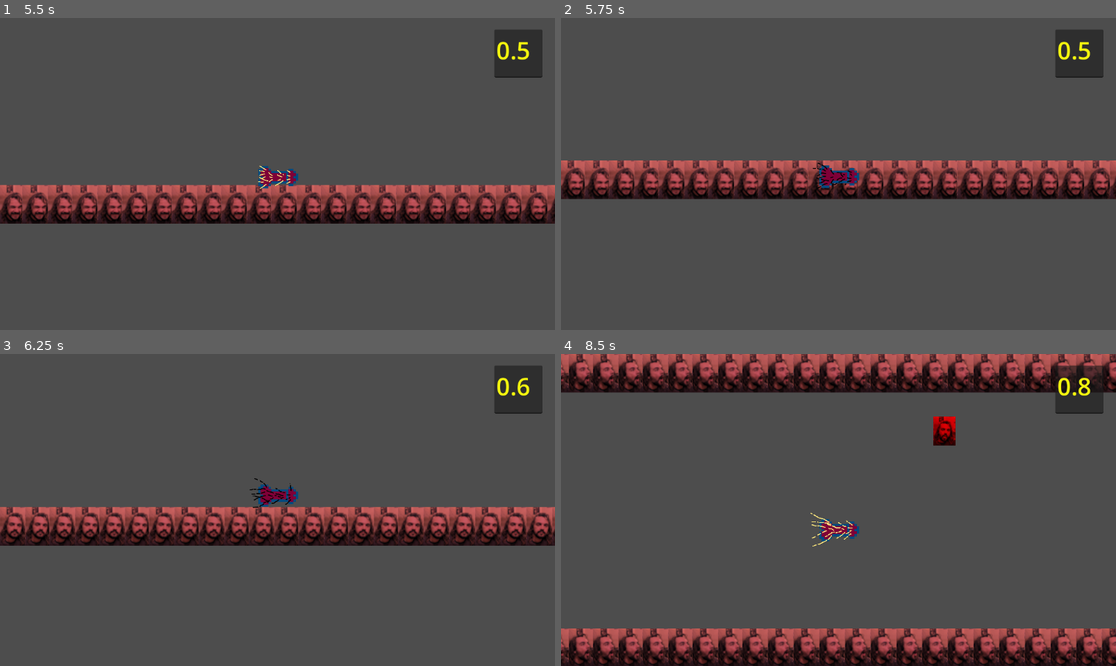
Above: before the commit, frames 1-4 (two rows, left to right).
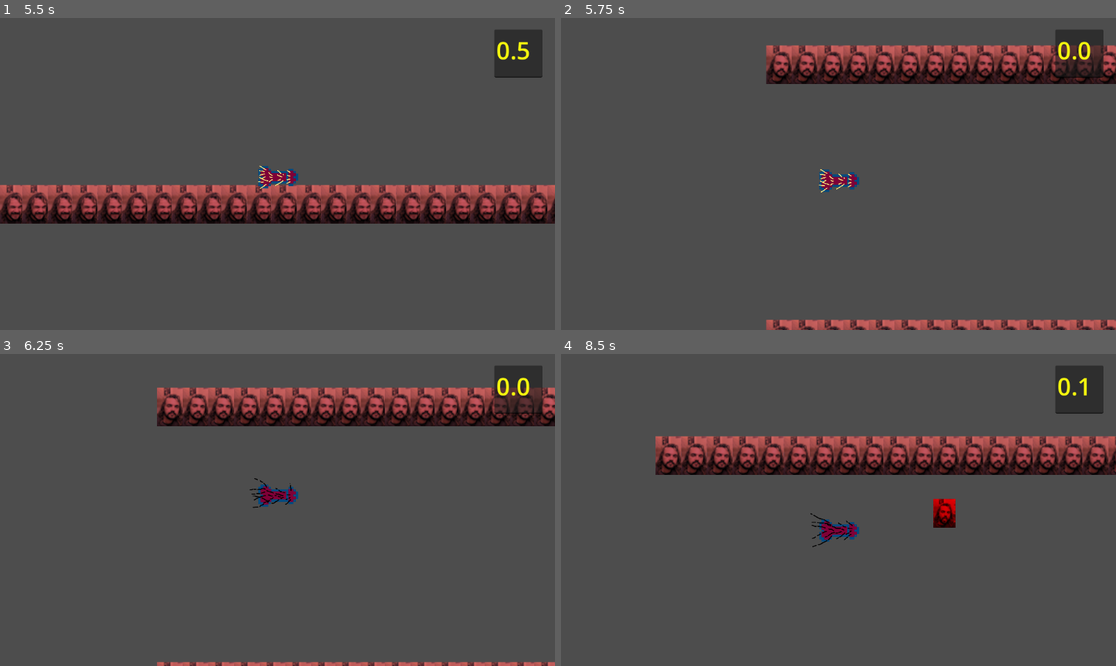
Above: after the commit, the same moments.

Repository: aduImperfect/PeniCopter
Game: Godot game, scene res://TSCN/peniCopter.tscn
The game is run twice, just before and just after one commit, with the same random seed, the same clock (stepped at 60 frames per second) and the same inputs.
Inputs:
- Up to frame 1 (5.5 s): hold Up (ui_up) 0.53-1.28 s; hold Up (ui_up) 2.03-3.53 s
- Up to frame 2 (5.75 s): no input
- Up to frame 3 (6.25 s): hold Up (ui_up) from 5.78 s (still down)
- Up to frame 4 (8.5 s): release Up (ui_up) at 8.03 s

Frame 1 is identical in both runs. In frame 2, 22% of the frame differs, in the area x 0-100%, y 7-100%; in frame 3, 22%; in frame 4, 35%, in the area x 0-100%, y 0-100%.

Commit message:
Collision

Diff:
--- a/peni-copter/TSCN/collision_mgr.gd
+++ b/peni-copter/TSCN/collision_mgr.gd
@@ -1,11 +1,85 @@
 extends Node2D
+@export var wallCollectionNode : Node2D
+@export var wallFrontCollectionNode : Node2D
+@export var playerNode : Node2D
+@export var scoreNode : TextEdit
 
+@export var deltaPos : float = 50
+@export var deltaFrontPos : float = 25
 
 # Called when the node enters the scene tree for the first time.
 func _ready() -> void:
 	pass # Replace with function body.
 
-
 # Called every frame. 'delta' is the elapsed time since the previous frame.
 func _process(_delta: float) -> void:
-	pass
+	_player_to_wall()
+	_player_to_wall_front()
+
+func _player_to_wall() -> void:
+
+	var xWallLower : bool = false
+	var xWallUpper : bool = false
+	var yWallLower : bool = false
+	var yWallUpper : bool = false
+
+	for i in wallCollectionNode.wallNodes.size():
+		if (playerNode.position.x >= (wallCollectionNode.wallNodes[i].position.x - deltaPos)):
+			xWallLower = true
+		else:
+			xWallLower = false
+
+		if (playerNode.position.x <= (wallCollectionNode.wallNodes[i].position.x + deltaPos)):
+			xWallUpper = true
+		else:
+			xWallUpper = false
+
+		if (playerNode.position.y >= (wallCollectionNode.wallNodes[i].position.y - deltaPos)):
+			yWallLower = true
+		else:
+			yWallLower = false
+
+		if (playerNode.position.y <= (wallCollectionNode.wallNodes[i].position.y + deltaPos)):
+			yWallUpper = true
+		else:
+			yWallUpper = false
+
+		if xWallLower == true && xWallUpper == true && yWallLower == true && yWallUpper == true:
+			playerNode._player_reset()
+			wallCollectionNode._walls_reset()
+			scoreNode._score_reset()
+			break
+
+func _player_to_wall_front() -> void:
+
+	var xWallLower : bool = false
+	var xWallUpper : bool = false
+	var yWallLower : bool = false
+	var yWallUpper : bool = false
+
+	for i in wallFrontCollectionNode.wallFrontNodes.size():
+		if (playerNode.position.x >= (wallFrontCollectionNode.wallFrontNodes[i].position.x - deltaFrontPos)):
+			xWallLower = true
+		else:
+			xWallLower = false
+
+		if (playerNode.position.x <= (wallFrontCollectionNode.wallFrontNodes[i].position.x + deltaFrontPos)):
+			xWallUpper = true
+		else:
+			xWallUpper = false
+
+		if (playerNode.position.y >= (wallFrontCollectionNode.wallFrontNodes[i].position.y - deltaFrontPos)):
+			yWallLower = true
+		else:
+			yWallLower = false
+
+		if (playerNode.position.y <= (wallFrontCollectionNode.wallFrontNodes[i].position.y + deltaFrontPos)):
+			yWallUpper = true
+		else:
+			yWallUpper = false
+
+		if xWallLower == true && xWallUpper == true && yWallLower == true && yWallUpper == true:
+			playerNode._player_reset()
+			wallFrontCollectionNode._walls_front_reset()
+			scoreNode._score_reset()
+			break
--- a/peni-copter/TSCN/peniCopter.tscn
+++ b/peni-copter/TSCN/peniCopter.tscn
@@ -42,5 +42,9 @@
 z_index = -1
 script = ExtResource("5_lb8yh")
 
-[node name="CollisionMgr" type="Node2D" parent="." unique_id=51429146]
+[node name="CollisionMgr" type="Node2D" parent="." unique_id=51429146 node_paths=PackedStringArray("wallCollectionNode", "wallFrontCollectionNode", "playerNode", "scoreNode")]
 script = ExtResource("7_178tm")
+wallCollectionNode = NodePath("../WallSpawner")
+wallFrontCollectionNode = NodePath("../WallFrontSpawner")
+playerNode = NodePath("../PeriChar")
+scoreNode = NodePath("../Camera2D/Score")
--- a/peni-copter/TSCN/peri_char.gd
+++ b/peni-copter/TSCN/peri_char.gd
@@ -36,3 +36,8 @@
 func _input_char(_delta : float) -> void:
 	if Input.is_action_pressed("ui_up"):
 		position.y -= pushUpSpeed * _delta
+
+func _player_reset() -> void:
+	periDelayAccumulation = 0.0
+	position.x = startPosX
+	position.y = startPosY
--- a/peni-copter/TSCN/score.gd
+++ b/peni-copter/TSCN/score.gd
@@ -17,3 +17,7 @@
 		countDelayAccumulation = 0.0
 
 	text = str(scoreCount)
+
+func _score_reset() -> void:
+	countDelayAccumulation = 0.0
+	scoreCount = 0.0
--- a/peni-copter/TSCN/wall_front_spawner.gd
+++ b/peni-copter/TSCN/wall_front_spawner.gd
@@ -77,3 +77,15 @@
 func _walls_move(_delta : float) -> void:
 	for wallFrontChild in get_children():
 		wallFrontChild.position.x -= moveFrontSpeed * _delta
+
+func _walls_front_reset() -> void:
+	wallFrontPosX = 1000
+	wallFrontPosY = 160
+	delayFrontAccumulation = 0.0
+	spawnFrontDelayAccumulation = 0.0
+
+	for k in get_children():
+		remove_child(k)
+
+	wallFrontNodes.clear()
+	wallFrontCount = 0
--- a/peni-copter/TSCN/wall_spawner.gd
+++ b/peni-copter/TSCN/wall_spawner.gd
@@ -9,9 +9,6 @@
 
 @export var spawnDelay : float = 0.0
 @export var spawnDelayAccumulation : float = 0.0
-
-#@export var removeSpawnDelay : float = 0.5
-#@export var removeSpawnDelayAccumulation : float = 0.0
 
 @export var wallPosX : float = 0
 @export var wallPosY : float = 40
@@ -25,6 +22,8 @@
 
 # Called when the node enters the scene tree for the first time.
 func _ready() -> void:
+	wallPosX = 0
+	wallPosY = 40
 	delayAccumulation = 0.0
 	spawnDelayAccumulation = 0.0
 
@@ -86,3 +85,16 @@
 func _walls_move(_delta : float) -> void:
 	for wallChild in get_children():
 		wallChild.position.x -= moveSpeed * _delta
+
+func _walls_reset() -> void:
+	wallPosX = 0
+	wallPosY = 40
+	delayAccumulation = 0.0
+	spawnDelayAccumulation = 0.0
+
+	wallCount = 0
+
+	for k in get_children():
+		remove_child(k)
+
+	wallNodes.clear()
